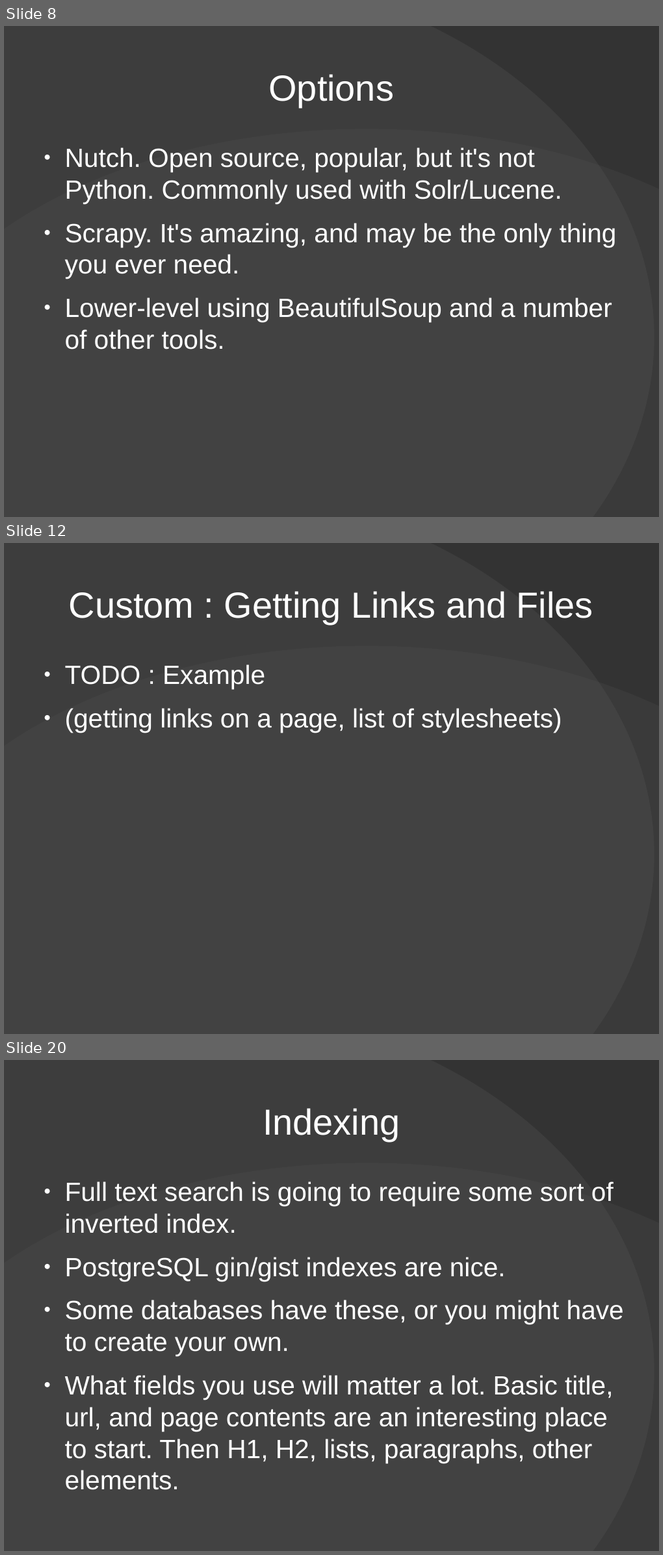
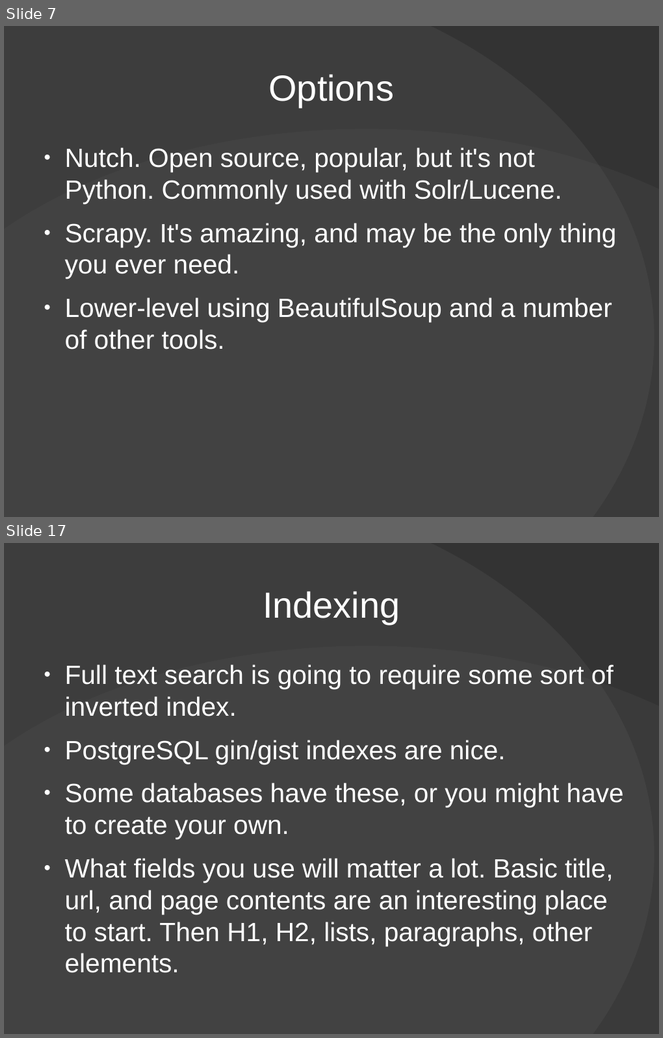
Before and after one commit to Xangis/python-webcrawling, a slide deck: PythonWebCrawlingPresentation.odp. Shown one above the other, each under a label of ours: slides 8, 12 and 20 before the commit, slides 7 and 17 after it; the slides between them are not shown. The pictures are 663x1555 and 663x1038 pixels, drawn with LibreOffice and Linux fonts; fonts in the diff are those of the drawing; background and template pictures are left out. Boxes give left, top, right and bottom in pixels: in the first picture for what was removed or moved away, otherwise in the second. Text is boxed around its words. In the diff, an @@ line names an element or a change of style, - is before the commit and + after.

```diff
--- a/PythonWebCrawlingPresentation.odp
+++ b/PythonWebCrawlingPresentation.odp
@@ slide 12 removed at bbox=[4, 543, 659, 1034], background #333333; not listed: 2 template elements that a slide beside it also shows @@
@@ title removed at bbox=[69, 591, 594, 624] @@
-Custom : Getting Links and Files
@@ text removed at bbox=[65, 665, 562, 733] @@
-● TODO : Example
-● (getting links on a page, list of stylesheets)
@@ what was slide 8 is now slide 7 @@
@@ what was slide 20 is now slide 17 @@
```
Also in this commit, not shown: 17 slides changed, 1 slide added, 3 other slides removed, 1 other file.
